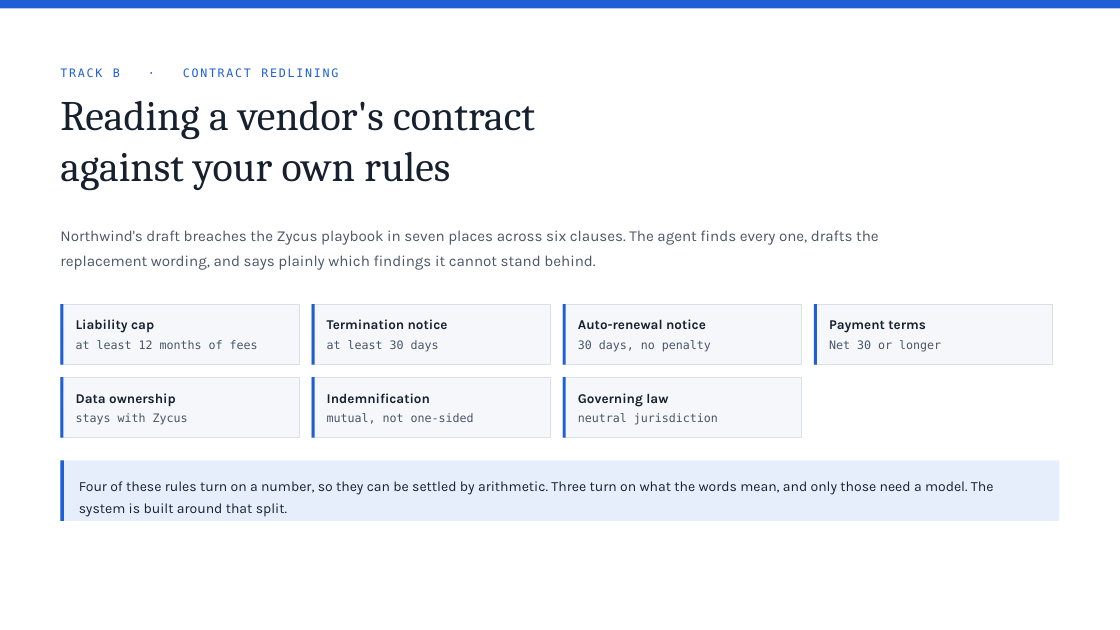
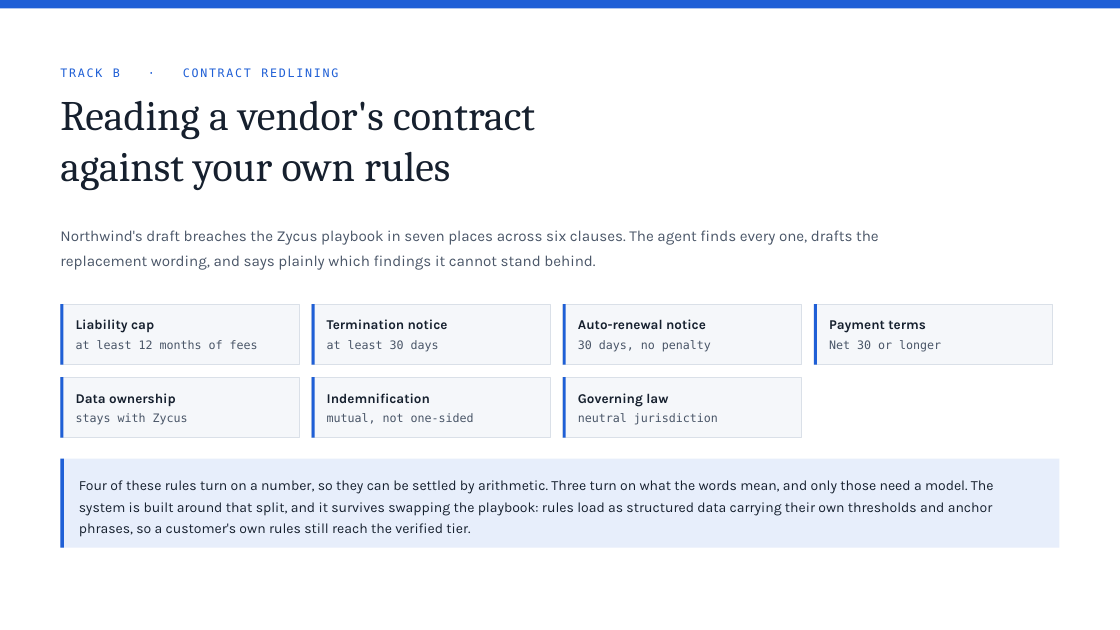
Before and after one commit to Rn-sripathi/Zycus, a slide deck: slide 1 of docs/Zycus_Redlining_Agent_Deck.pptx. Drawn at 1120x630 pixels with LibreOffice and Linux fonts; fonts in the diff are those of the drawing. Boxes give left, top, right and bottom in pixels: in the first picture for what was removed or moved away, otherwise in the second. Text is boxed around its words. In the diff, an @@ line names an element or a change of style, - is before the commit and + after.

```diff
--- a/docs/Zycus_Redlining_Agent_Deck.pptx
+++ b/docs/Zycus_Redlining_Agent_Deck.pptx
@@ rectangle: place and size @@
-rectangle at box(60, 460, 1060, 521)
+rectangle at box(60, 459, 1060, 548)
@@ rectangle: place and size @@
-rectangle at box(60, 460, 64, 521)
+rectangle at box(60, 459, 64, 548)
@@ text at box(79, 480, 994, 537): text changed @@
-Four of these rules turn on a number, so they can be settled by arithmetic. Three turn on what the words mean, and only those need a model. The system is built around that split.
+Four of these rules turn on a number, so they can be settled by arithmetic. Three turn on what the words mean, and only those need a model. The system is built around that split, and it survives swapping the playbook: rules load as structured data carrying their own thresholds and anchor phrases, so a customer's own rules still reach the verified tier.
```
Also in this commit, not shown: 3 other slides changed, 8 other files.
